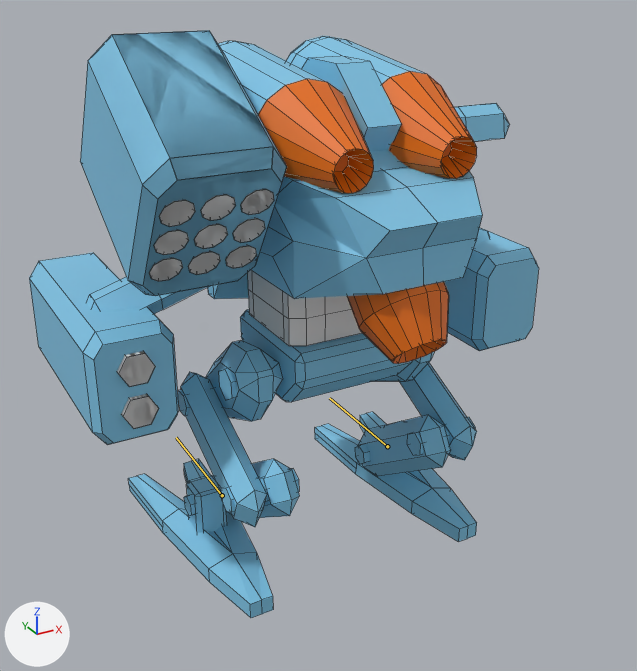
What one commit did to the Blender file Assets/FBX/MechLow.blend.
Both versions are drawn from a camera (50 mm lens) standing at (-5.94, -10.53, 8.72) and looking at (-0.13, 0.02, 3.45). Lighting does not change. The marker at lower left points along +X, +Y and +Z. Both versions are drawn at frame 100 of the action 'ArmatureAction.001'; the numbers are the values there. The bones that change are drawn over the model as lines. Mesh edges are drawn as thin lines.

The first picture shows 'Arms', 'Cone.001', 'Cylinder', 'Cylinder.001', 'Launchers', 'Launchers.001', 'Pelvis', 'TurretBase'.
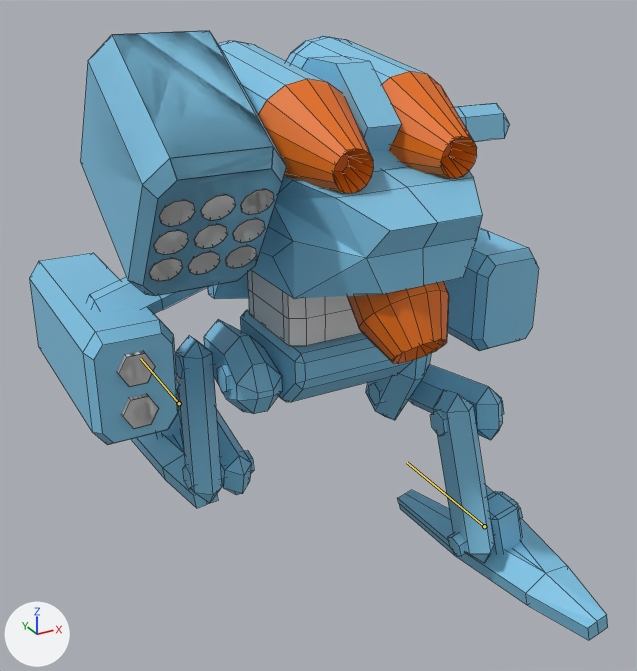
Location of each change, (x1, y1, x2, y2) in pixels of the pictures (637 x 671 px):
'Pelvis', posed (37% wider, 7% taller)
    before: (128, 310, 477, 618)
    after: (131, 310, 608, 640)
bone 'LegIK.L.002', root to tip
    before: (222, 495) to (176, 437)
    after: (179, 403) to (140, 358)
bone 'LegIK.R.002', root to tip
    before: (387, 446) to (329, 398)
    after: (484, 526) to (407, 462)

The change, as a diff of the scene's bpy script:
```diff
--- a/Assets/FBX/MechLow.blend.py
+++ b/Assets/FBX/MechLow.blend.py
@@ bone_legik_l_002 @@
 bone_legik_l_002 = bpy.data.objects['Armature'].pose.bones['LegIK.L.002']
-bone_legik_l_002.location = (0.0, 0.0, 0.0)
+bone_legik_l_002.location = (0.09, 1.76, 0.83)
@@ bone_legik_r_002 @@
 bone_legik_r_002 = bpy.data.objects['Armature'].pose.bones['LegIK.R.002']
-bone_legik_r_002.location = (0.0, 0.0, 0.0)
+bone_legik_r_002.location = (0.0, -2.66, 0.0)
```
